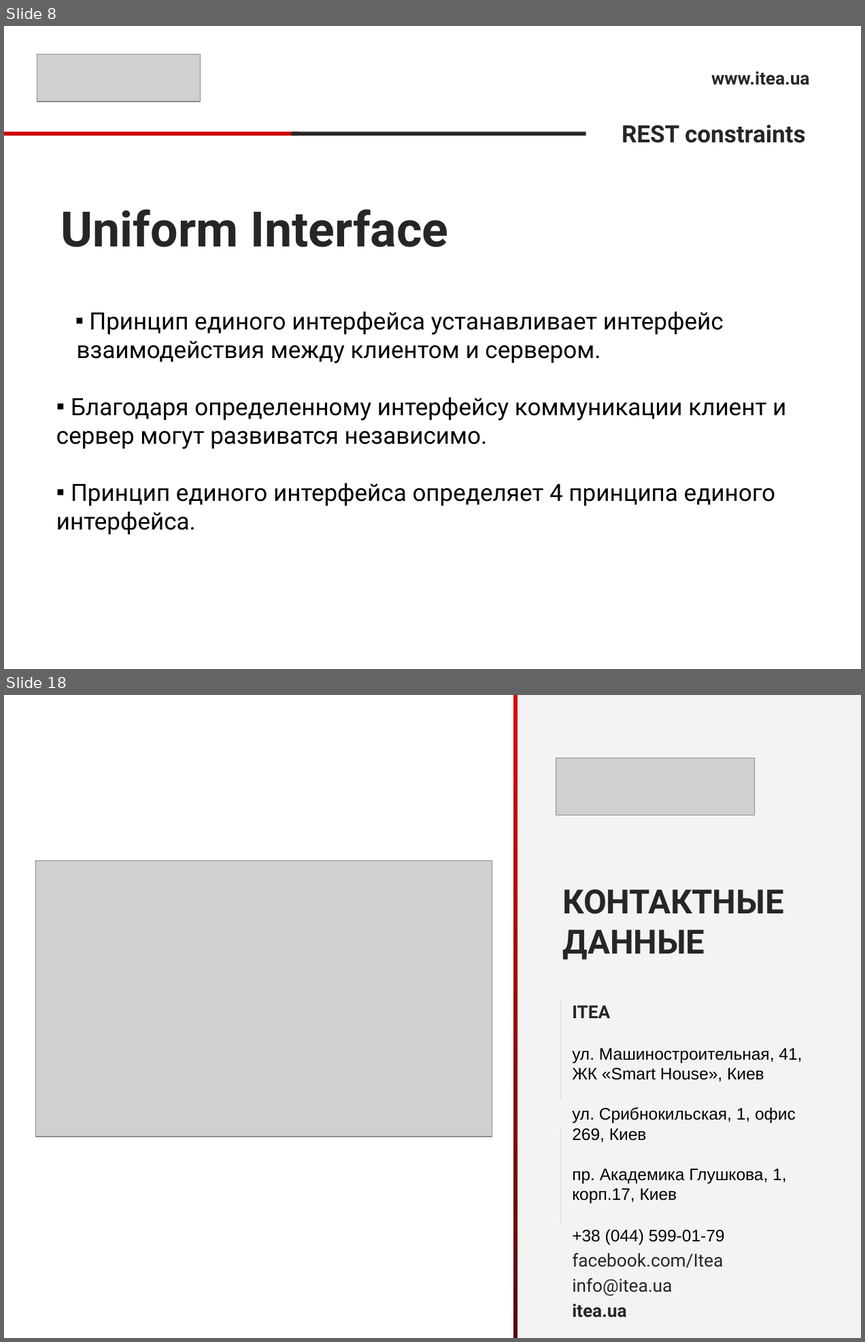
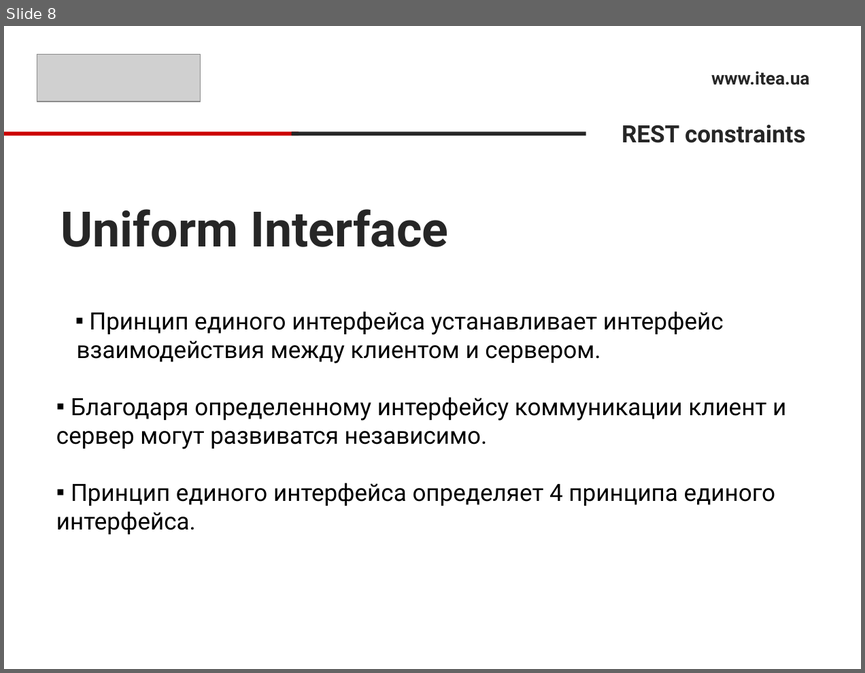
Before and after one commit to sonnov/NetCore, a slide deck: 5.Controller/Controller.pptx. Shown one above the other, each under a label of ours: slides 8 and 18 before the commit, slide 8 after it; the slides between them are not shown. The pictures are 865x1342 and 865x673 pixels, drawn with LibreOffice and Linux fonts; fonts in the diff are those of the drawing; grey boxes stand for pictures; background and template pictures are left out. Boxes give left, top, right and bottom in pixels: in the first picture for what was removed or moved away, otherwise in the second. Text is boxed around its words. In the diff, an @@ line names an element or a change of style, - is before the commit and + after.

```diff
--- a/5.Controller/Controller.pptx
+++ b/5.Controller/Controller.pptx
@@ slide 18 removed at <box>4,695,861,1338</box>, background picture (left out) @@
@@ rectangle removed at <box>513,695,861,1338</box> @@
@@ rectangle removed at <box>513,695,517,1338</box> @@
@@ picture removed at <box>555,758,755,815</box> @@
@@ picture removed at <box>36,860,492,1136</box> @@
@@ text removed at <box>562,889,784,960</box> @@
-КОНТАКТНЫЕ
-ДАННЫЕ
@@ line removed from (561, 998) to (561, 1100) @@
@@ text removed at <box>572,1005,802,1317</box> @@
-ITEA
-ул. Машиностроительная, 41, ЖК «Smart House», Киев
-ул. Срибнокильская, 1, офис 269, Киев
-пр. Академика Глушкова, 1, корп.17, Киев
-+38 (044) 599-01-79
-facebook.com/Itea
-info@itea.ua
-itea.ua
@@ line removed from (561, 1129) to (561, 1223) @@
```
Also in this commit, not shown: 1 slide changed, 7 slides added, 8 other slides removed.
